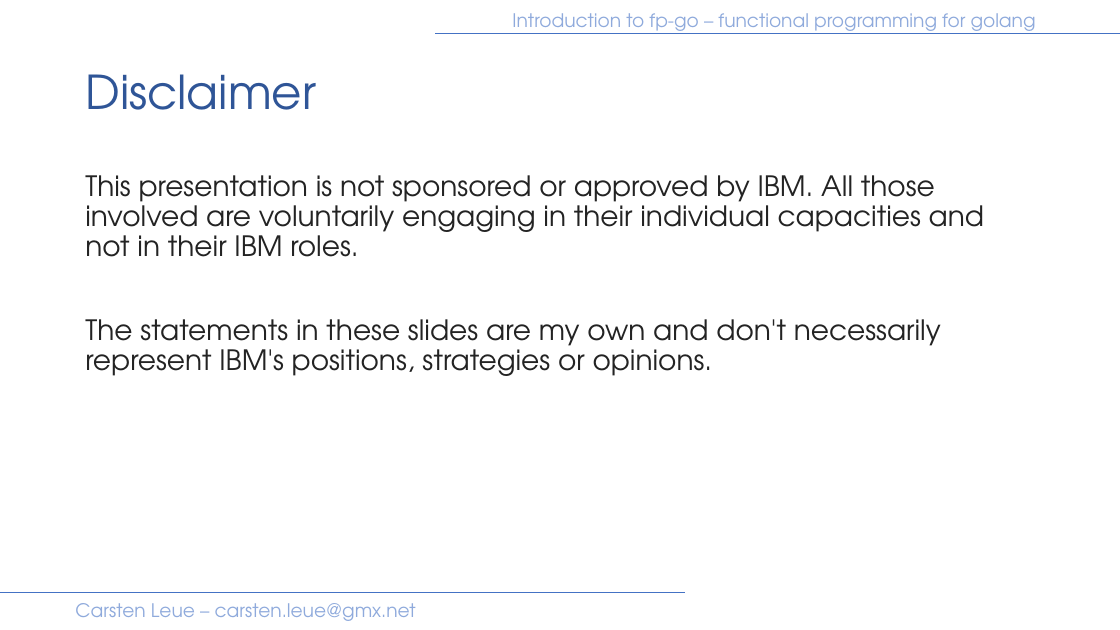
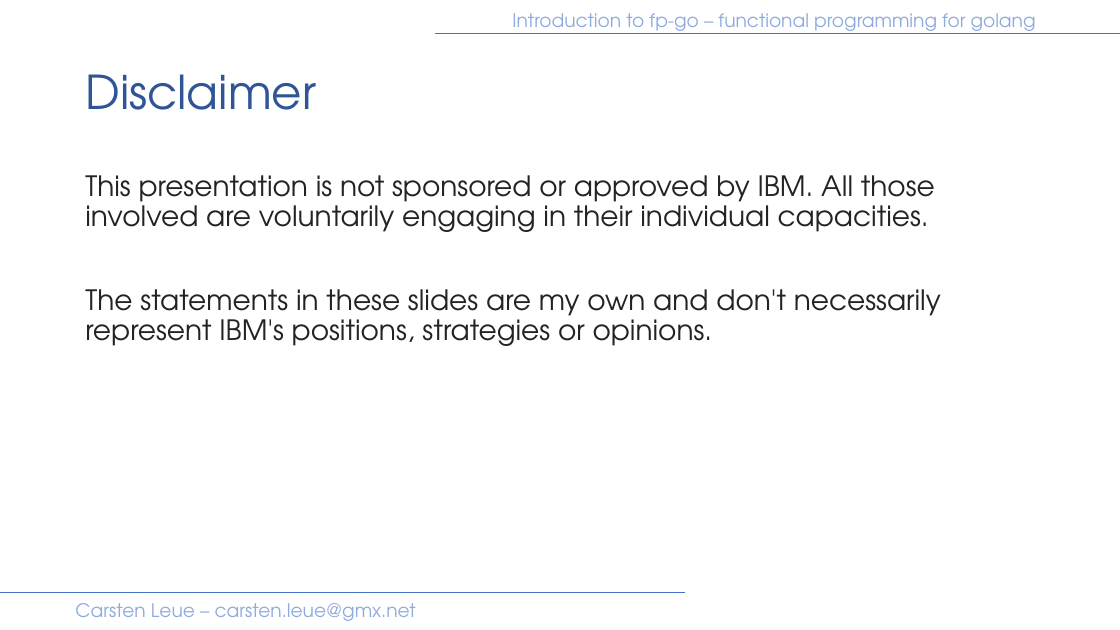
Before and after one commit to IBM/fp-go, a slide deck: slide 3 of samples/presentation/introduction.pptx (slide 2 before the commit). Drawn at 1120x630 pixels with LibreOffice and Linux fonts; fonts in the diff are those of the drawing. Boxes give left, top, right and bottom in pixels: in the first picture for what was removed or moved away, otherwise in the second. Text is boxed around its words. In the diff, an @@ line names an element or a change of style, - is before the commit and + after.

Commit message:
fix: upload presentation

```diff
--- a/samples/presentation/introduction.pptx
+++ b/samples/presentation/introduction.pptx
@@ text at [85, 175, 935, 232]: text changed @@
-This presentation is not sponsored or approved by IBM. All those involved are voluntarily engaging in their individual capacities and not in their IBM roles.
+This presentation is not sponsored or approved by IBM. All those involved are voluntarily engaging in their individual capacities.
```
Also in this commit, not shown: 3 other slides changed, 1 slide added.
